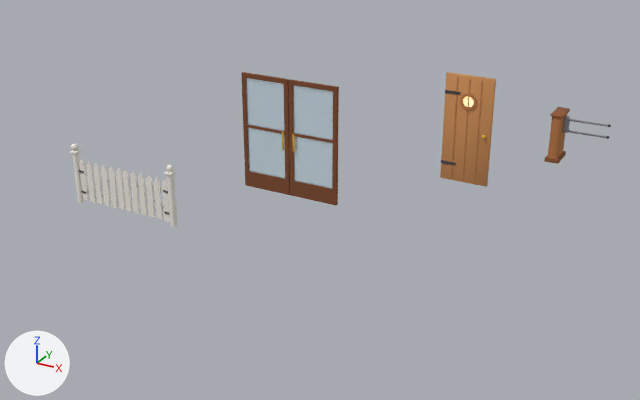
One commit to the Blender file assets/blender/props/kit_gates.blend: the scene before it, then after it.
Rendered twice from a 50 mm camera at (9.9, -10.89, 6.53) aimed at (3.02, 1.63, 0.27). The lights are fixed; the arrows at lower left show +X, +Y and +Z. The picture after the commit comes second.

The first picture shows 'door_wood', 'garden_gate', 'garden_gate_leaf_l', 'garden_gate_leaf_r', 'glass_door_leaf_l', 'glass_door_leaf_r', 'turnstile' and 1 more.
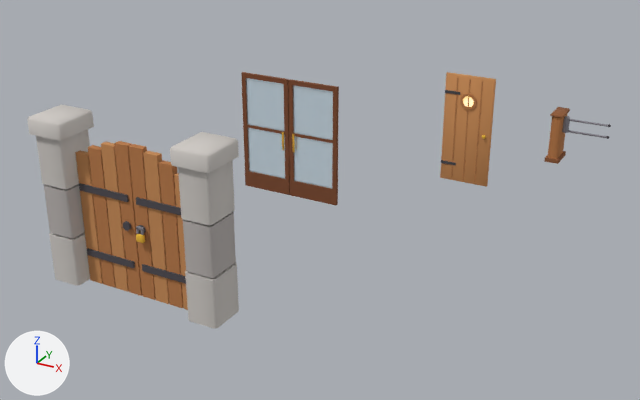
What changed in the scene script:
```text
Add me_gate_zoo:
    me_gate_zoo.from_pydata(...)  # 136 vertices, 88 faces; spans x -1.56..1.56, y -0.36..0.36, z 0.02..2.6
    me_gate_zoo.polygons.foreach_set('use_smooth', [True] * 88)
    me_gate_zoo.materials.append(mat_palette)  # picture img_palette_png
Add me_gate_zoo_leaf_r:
    me_gate_zoo_leaf_r.from_pydata(...)  # 110 vertices, 72 faces, 4 loose edges; spans x -0.99..-0.01, y -0.14..0.05, z 0.0..2.34
    me_gate_zoo_leaf_r.polygons.foreach_set('use_smooth', [True] * 72)
    me_gate_zoo_leaf_r.materials.append(mat_palette)  # picture img_palette_png
Add me_gate_zoo_leaf_l:
    me_gate_zoo_leaf_l.from_pydata(...)  # 62 vertices, 36 faces; spans x 0.01..0.99, y -0.1..0.05, z 0.0..2.34
    me_gate_zoo_leaf_l.polygons.foreach_set('use_smooth', [True] * 36)
    me_gate_zoo_leaf_l.materials.append(mat_palette)  # picture img_palette_png
Add ob_gate_zoo_leaf_r:
    ob_gate_zoo_leaf_r = bpy.data.objects.new('gate_zoo_leaf_r', me_gate_zoo_leaf_r)
    ob_gate_zoo_leaf_r.parent = ob_gate_zoo
    ob_gate_zoo_leaf_r.location = (1.0, 0.0, 0.0)
Add ob_gate_zoo:
    ob_gate_zoo = bpy.data.objects.new('gate_zoo', me_gate_zoo)
    ob_gate_zoo.location = (2.12, -2.12, 0.0)
Add ob_gate_zoo_leaf_l:
    ob_gate_zoo_leaf_l = bpy.data.objects.new('gate_zoo_leaf_l', me_gate_zoo_leaf_l)
    ob_gate_zoo_leaf_l.parent = ob_gate_zoo
    ob_gate_zoo_leaf_l.location = (-1.0, 0.0, 0.0)
```

Changed parts and their boxes [x1, y1, x2, y2] in the pictures (640 x 400 px):
'gate_zoo', added: after [27, 105, 239, 329]
'gate_zoo_leaf_l', added (brown): after [75, 141, 142, 296]
'gate_zoo_leaf_r', added (brown): after [129, 144, 188, 310]
'garden_gate_leaf_r', unchanged, covered by the edit: before [123, 169, 170, 222]
'garden_gate_leaf_l', unchanged, covered by the edit: before [79, 159, 126, 210]
